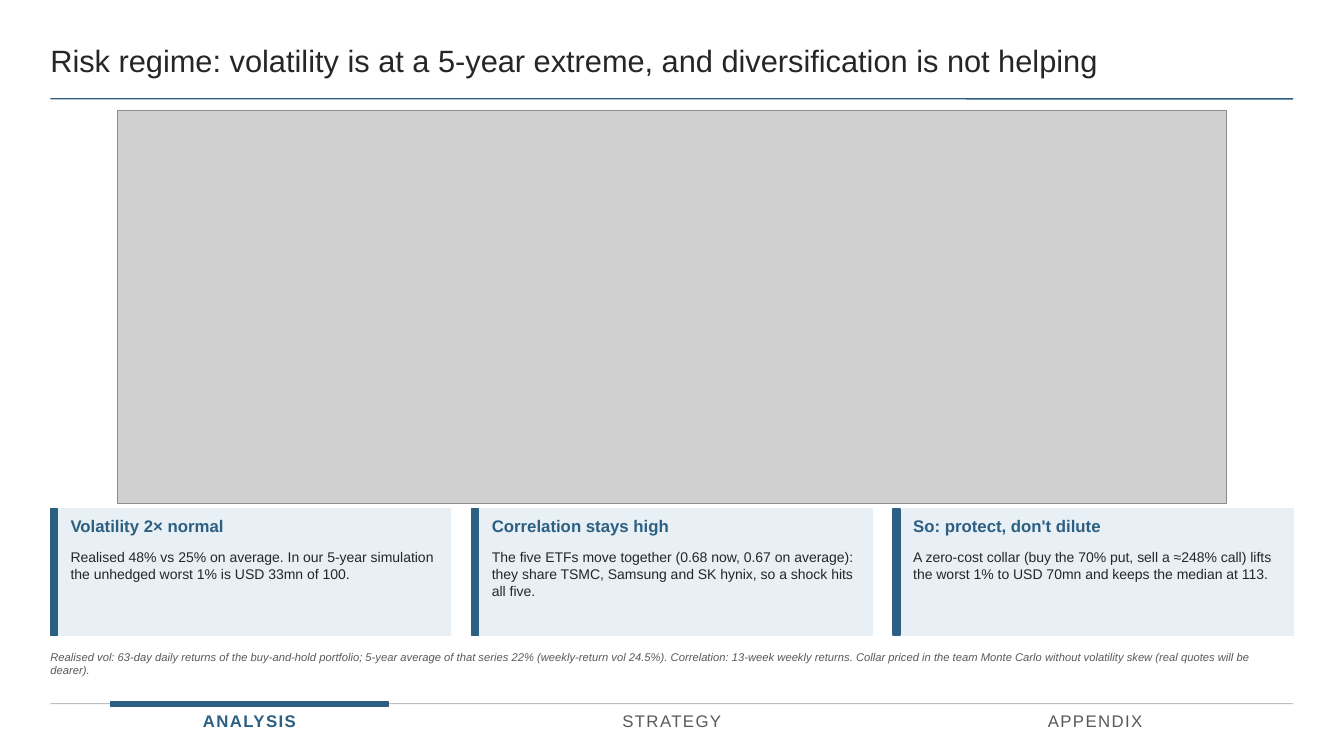
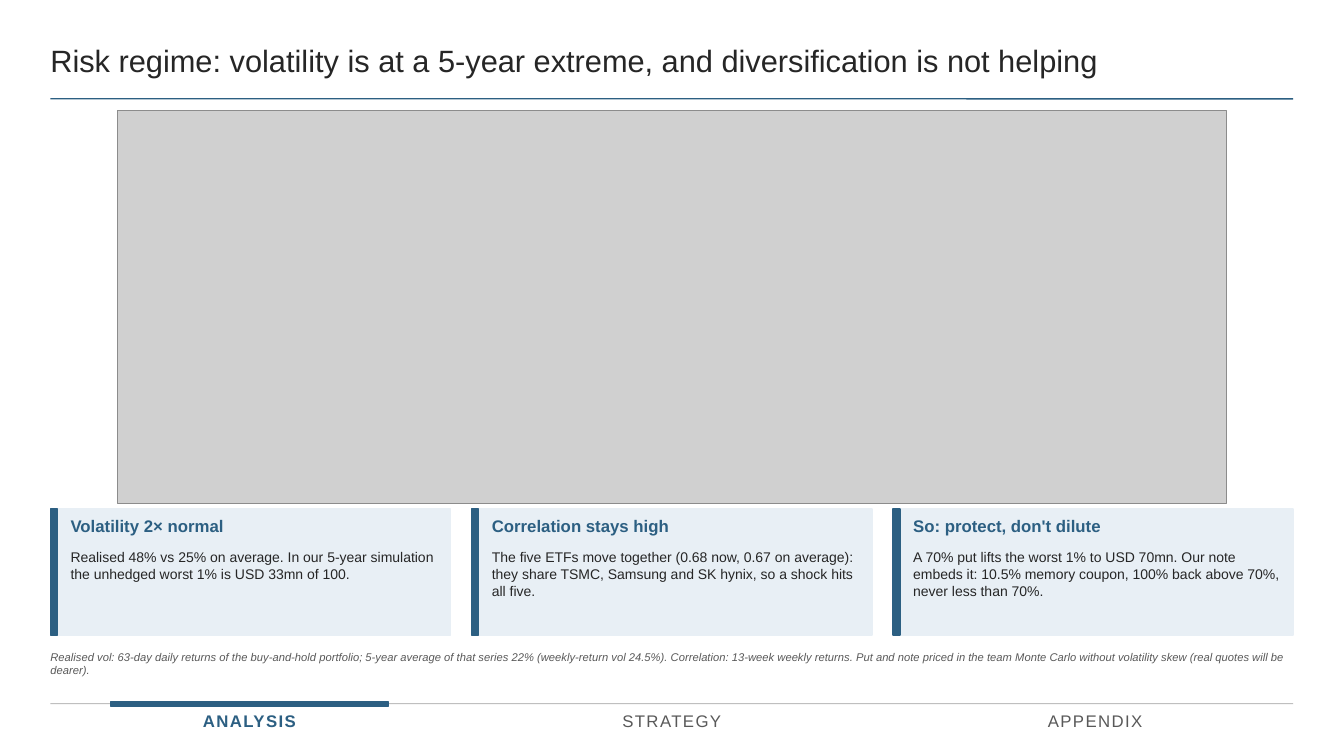
Before and after one commit to benjaminlhl/natixis-case-comp, a slide deck: slide 3 of deck/Investment-Thesis-Factors.pptx. Drawn at 1344x756 pixels with LibreOffice and Linux fonts; fonts in the diff are those of the drawing; grey boxes stand for pictures. Boxes give left, top, right and bottom in pixels: in the first picture for what was removed or moved away, otherwise in the second. Text is boxed around its words. In the diff, an @@ line names an element or a change of style, - is before the commit and + after.

```diff
--- a/deck/Investment-Thesis-Factors.pptx
+++ b/deck/Investment-Thesis-Factors.pptx
@@ text at [913, 552, 1279, 596]: text changed @@
-A zero-cost collar (buy the 70% put, sell a ≈248% call) lifts the worst 1% to USD 70mn and keeps the median at 113.
+A 70% put lifts the worst 1% to USD 70mn. Our note embeds it: 10.5% memory coupon, 100% back above 70%, never less than 70%.
@@ text at [50, 653, 1283, 677]: text changed @@
-Realised vol: 63-day daily returns of the buy-and-hold portfolio; 5-year average of that series 22% (weekly-return vol 24.5%). Correlation: 13-week weekly returns. Collar priced in the team Monte Carlo without volatility skew (real quotes will be dearer).
+Realised vol: 63-day daily returns of the buy-and-hold portfolio; 5-year average of that series 22% (weekly-return vol 24.5%). Correlation: 13-week weekly returns. Put and note priced in the team Monte Carlo without volatility skew (real quotes will be dearer).
```
Also in this commit, not shown: 14 other files.
